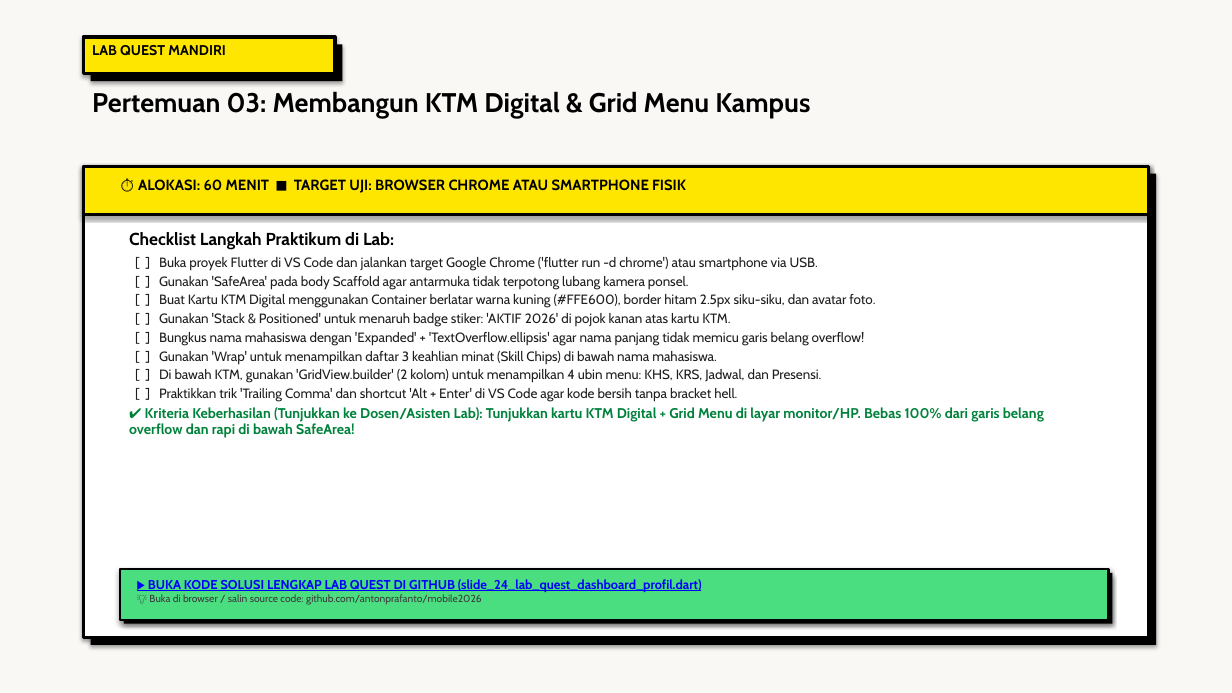
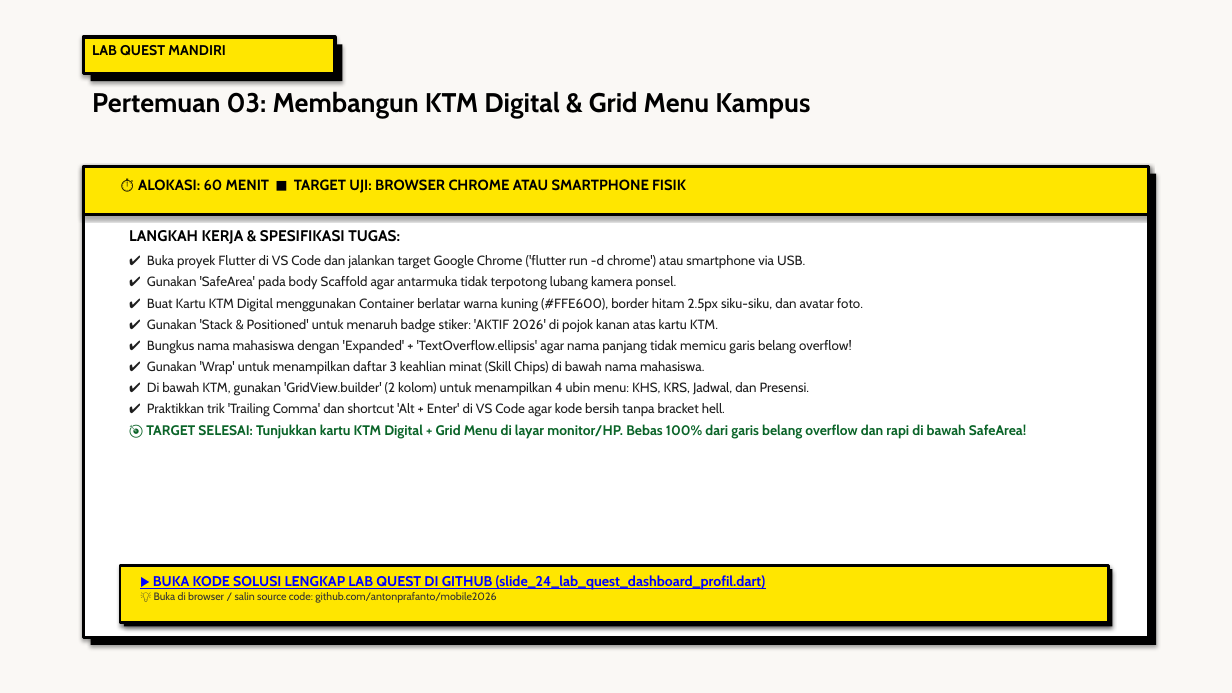
Before and after one commit to antonprafanto/mobile2026, a slide deck: slide 24 of 03_slide_presentasi/PERTEMUAN_03_Widget_Tree_dan_Layouting.pptx. Drawn at 1232x693 pixels with LibreOffice and Linux fonts; fonts in the diff are those of the drawing. Boxes give left, top, right and bottom in pixels: in the first picture for what was removed or moved away, otherwise in the second. Text is boxed around its words. In the diff, an @@ line names an element or a change of style, - is before the commit and + after.

Commit message:
style(presentation): standardisasi tipografi dan ukuran font seluruh slide P1-P3 dan P5-P7 sesuai standar emas PPT 4

```diff
--- a/03_slide_presentasi/PERTEMUAN_03_Widget_Tree_dan_Layouting.pptx
+++ b/03_slide_presentasi/PERTEMUAN_03_Widget_Tree_dan_Layouting.pptx
@@ text at (129,230,1026,439): text changed; size 10.5 to 10.4 pt @@
-Checklist Langkah Praktikum di Lab:
-[ ] Buka proyek Flutter di VS Code dan jalankan target Google Chrome ('flutter run -d chrome') atau smartphone via USB.
-[ ] Gunakan 'SafeArea' pada body Scaffold agar antarmuka tidak terpotong lubang kamera ponsel.
-[ ] Buat Kartu KTM Digital menggunakan Container berlatar warna kuning (#FFE600), border hitam 2.5px siku-siku, dan avatar foto.
-[ ] Gunakan 'Stack & Positioned' untuk menaruh badge stiker: 'AKTIF 2026' di pojok kanan atas kartu KTM.
-[ ] Bungkus nama mahasiswa dengan 'Expanded' + 'TextOverflow.ellipsis' agar nama panjang tidak memicu garis belang overflow!
-[ ] Gunakan 'Wrap' untuk menampilkan daftar 3 keahlian minat (Skill Chips) di bawah nama mahasiswa.
-[ ] Di bawah KTM, gunakan 'GridView.builder' (2 kolom) untuk menampilkan 4 ubin menu: KHS, KRS, Jadwal, dan Presensi.
-[ ] Praktikkan trik 'Trailing Comma' dan shortcut 'Alt + Enter' di VS Code agar kode bersih tanpa bracket hell.
-✔ Kriteria Keberhasilan (Tunjukkan ke Dosen/Asisten Lab): Tunjukkan kartu KTM Digital + Grid Menu di layar monitor/HP. Bebas 100% dari garis belang overflow dan rapi di bawah SafeArea!
+LANGKAH KERJA & SPESIFIKASI TUGAS:
+✔ Buka proyek Flutter di VS Code dan jalankan target Google Chrome ('flutter run -d chrome') atau smartphone via USB.
+✔ Gunakan 'SafeArea' pada body Scaffold agar antarmuka tidak terpotong lubang kamera ponsel.
+✔ Buat Kartu KTM Digital menggunakan Container berlatar warna kuning (#FFE600), border hitam 2.5px siku-siku, dan avatar foto.
+✔ Gunakan 'Stack & Positioned' untuk menaruh badge stiker: 'AKTIF 2026' di pojok kanan atas kartu KTM.
+✔ Bungkus nama mahasiswa dengan 'Expanded' + 'TextOverflow.ellipsis' agar nama panjang tidak memicu garis belang overflow!
+✔ Gunakan 'Wrap' untuk menampilkan daftar 3 keahlian minat (Skill Chips) di bawah nama mahasiswa.
+✔ Di bawah KTM, gunakan 'GridView.builder' (2 kolom) untuk menampilkan 4 ubin menu: KHS, KRS, Jadwal, dan Presensi.
+✔ Praktikkan trik 'Trailing Comma' dan shortcut 'Alt + Enter' di VS Code agar kode bersih tanpa bracket hell.
+🎯 TARGET SELESAI: Tunjukkan kartu KTM Digital + Grid Menu di layar monitor/HP. Bebas 100% dari garis belang overflow dan rapi di bawah SafeArea!
@@ rectangle at (120,566,1109,623): fill #4ADE80 to #FFE600 @@
@@ rectangle: place and size @@
-rectangle at (124,573,1113,624)
+rectangle at (124,569,1113,627)
@@ text "▶ BUKA KODE SOLUSI LENGKAP ..." at (153,575,765,603): size 10 to 11 pt in "▶ BUKA KODE SOLUSI LENGKAP LAB QUEST ..."; size 8 to 8.3 pt, text colour #3C3C3C to #323232 in "💡 Buka di browser / salin source ..." @@
```
Also in this commit, not shown: 23 other slides changed, 11 other files.
